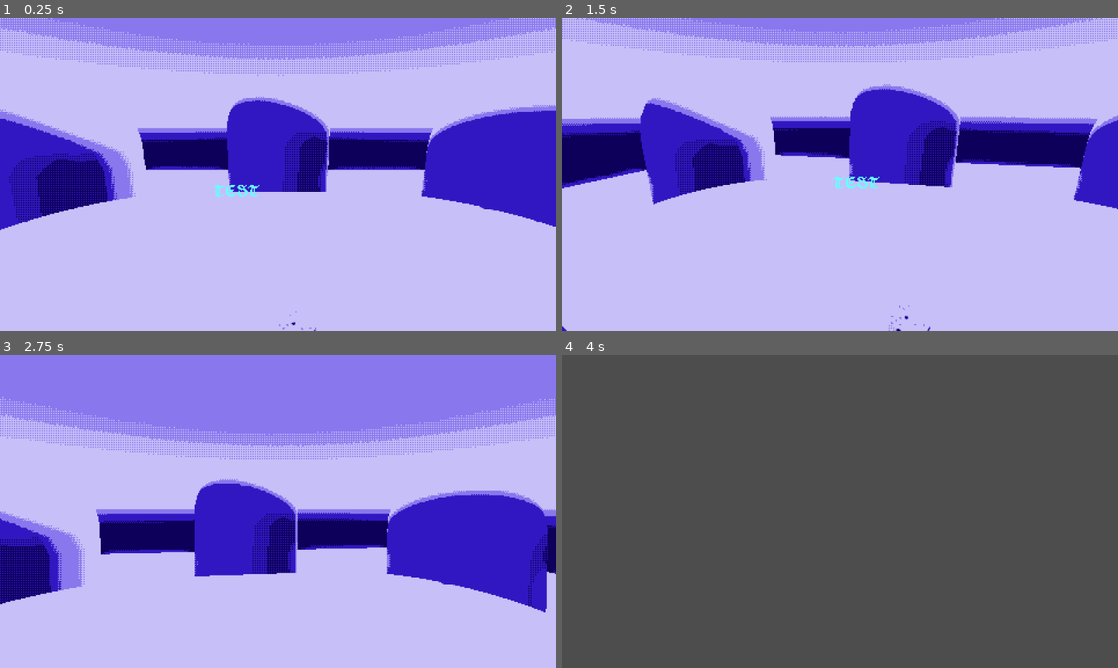
Above: before the commit, frames 1-4 (two rows, left to right).
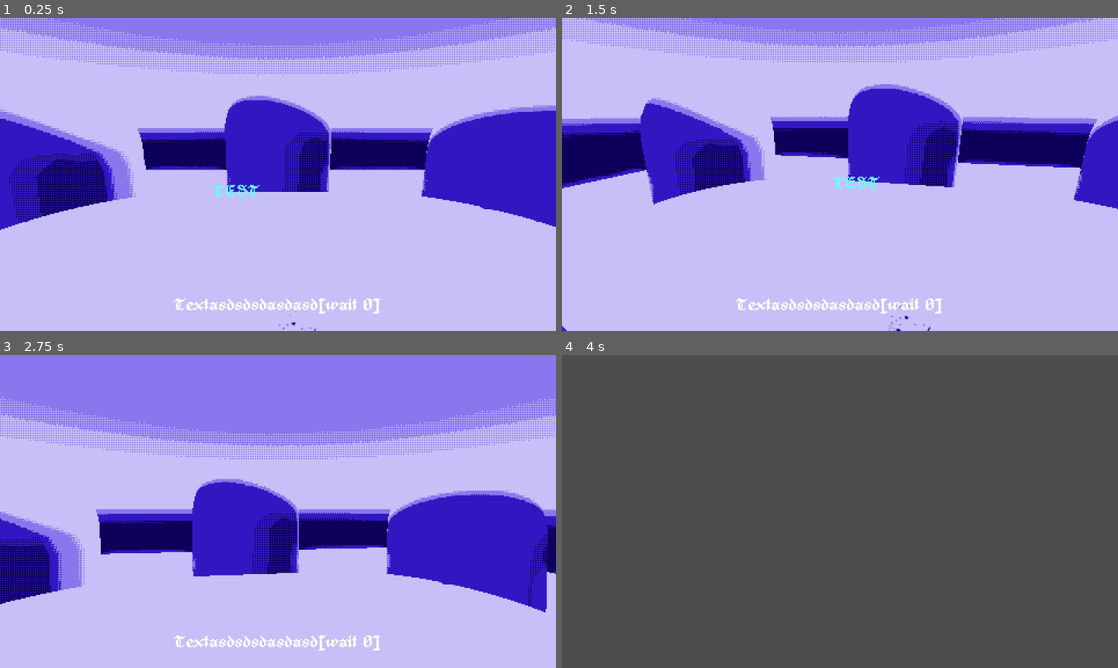
Above: after the commit, the same moments.

Repository: Merrick-McLean/GameOff13
Game: Godot game, scene res://scenes/main.tscn
The game is run twice, just before and just after one commit, with the same random seed, the same clock (stepped at 60 frames per second) and the same inputs. This scene is started directly instead of the project's main scene.
Inputs (mouse positions are in pixels of both pictures, inside the frame that each line leads up to):
- Up to frame 1 (0.25 s): no input
- Up to frame 2 (1.5 s): tap Enter at 0.5 s; move the mouse to (962, 158) at 0.52 s; tap F5 (debug_set_start_scene) at 1.25 s; move the mouse to (728, 190) at 1.27 s
- Up to frame 3 (2.75 s): tap F6 (debug_toggle_start_scene) at 2 s; move the mouse to (333, 442) at 2.02 s
- Up to frame 4 (4 s): tap R (debug_reset_level) at 2.75 s; move the mouse to (812, 574) at 2.77 s; tap F5 (debug_set_start_scene) at 3.5 s; move the mouse to (1006, 558) at 3.52 s

The runs differ from the first frame. In frame 1, 1.1% of the frame differs, in the area x 31-69%, y 18-95%; in frame 2, 1.2%, in the area x 31-73%, y 21-95%; in frame 3, 1.0%; in frame 4, nothing differs.
Error after the commit: Assertion failed. (res://scenes/ui/subtitles.gd:105)

Commit message:
commit just to be safe

Diff:
--- a/project/scenes/dialogue_display.gd
+++ b/project/scenes/dialogue_display.gd
@@ -1,22 +1,30 @@
+class_name DialogueDisplay
 extends Control
 
+signal option_chosen(result: Dialogue.OptionResult)
 
 const DialogueOptionsUIScene = preload("res://scenes/ui/dialogue_options.tscn")
 
 @export var viewport : Viewport
 
 var dialogue_options_uis := []
+var last_result : Dialogue.OptionResult
 
-
+@onready var subtitles : Subtitles = $Subtitles
 
 
 func _ready() -> void:
 	assert(viewport, "No viewport!")
 
-	for i in range(Dialogue.Actor.COUNT):
+	for actor: int in range(Dialogue.Actor.COUNT):
 		var dialogue_options_ui : DialogueOptionsUI = DialogueOptionsUIScene.instantiate()
 		add_child(dialogue_options_ui)
 		dialogue_options_uis.append(dialogue_options_ui)
+		dialogue_options_ui.option_chosen.connect(
+			func(index: int) -> void:
+				last_result = Dialogue.OptionsResult.new(actor, index)
+				option_chosen.emit(last_result)
+		)
 
 	dialogue_options_uis[Dialogue.Actor.CAPTAIN].load_options(["TEST"])
 	dialogue_options_uis[Dialogue.Actor.PIRATE_RIGHT].load_options(["TEST", "other one"])
@@ -27,7 +35,6 @@
 	var camera : Camera3D = viewport.get_camera_3d()
 
 	if camera:
-
 		var dialogue_points := get_tree().get_nodes_in_group(&"DialoguePoints")
 		var encountered_actors := ArrayUtils.filled(Dialogue.Actor.COUNT, false)
 
@@ -36,8 +43,6 @@
 			var displacement := Vector2(viewport.size) / 2 - unprojected_position
 			var actor := dialogue_point.actor
 
-
-
 			assert(not encountered_actors[actor], "Two DialoguePoints exist for the same actor")
 			encountered_actors[actor] = true
 
@@ -45,3 +50,28 @@
 			dialogue_options_ui.position = unprojected_position / 2 - dialogue_options_ui.size / 2
 			var weighted_displacement := (displacement * Vector2(1.2, 2.2)).length()
 			dialogue_options_ui.visible_percentage = clamp(remap(weighted_displacement, 170, 220, 1.0, 0.0), 0.0, 1.0)
+
+	subtitles.talk(delta)
+
+
+func say(new_speaker: Dialogue.Actor, unparsed_line: String) -> void:
+	subtitles.init_new_line(new_speaker, unparsed_line)
+	await subtitles.line_finished
+
+func push_options(option_sets: Array[Dialogue.OptionSet]) -> Dialogue.OptionResult:
+	var seen_actors := ArrayUtils.filled(Dialogue.Actor.COUNT, false)
+	for option_set: Dialogue.OptionSet in option_sets:
+		var actor := option_set.actor
+		assert(not seen_actors[option_set.actor], "Submitted 2 DialogueOptionSets with the same actor!")
+		dialogue_options_uis[actor].load_options(option_set.options)
+
+	for actor: int in range(seen_actors.size()):
+		if not seen_actors[actor]:
+			dialogue_options_uis[actor].load_options([])
+
+	await option_chosen
+
+	for dialogue_options_ui: DialogueOptionsUI in dialogue_options_uis:
+		dialogue_options_ui.load_options([])
+
+	return last_result
--- a/project/scenes/dialogue_display.tscn
+++ b/project/scenes/dialogue_display.tscn
@@ -1,6 +1,7 @@
-[gd_scene load_steps=2 format=3 uid="uid://c6uhjhuphbl1t"]
+[gd_scene load_steps=3 format=3 uid="uid://c6uhjhuphbl1t"]
 
 [ext_resource type="Script" path="res://scenes/dialogue_display.gd" id="1_j2iao"]
+[ext_resource type="PackedScene" uid="uid://buomany872sdo" path="res://scenes/ui/subtitles.tscn" id="2_wcy2w"]
 
 [node name="DialogueDisplay" type="Control"]
 layout_mode = 3
@@ -10,3 +11,6 @@
 grow_horizontal = 2
 grow_vertical = 2
 script = ExtResource("1_j2iao")
+
+[node name="Subtitles" parent="." instance=ExtResource("2_wcy2w")]
+layout_mode = 1
--- a/project/scenes/game_room.tscn
+++ b/project/scenes/game_room.tscn
@@ -62,7 +62,7 @@
 skeleton = NodePath("../..")
 
 [node name="CSGMesh3D" type="CSGMesh3D" parent="."]
-transform = Transform3D(1, 0, 0, 0, 1, 0, 0, 0, 1, 0, 0.538026, -1.35417)
+transform = Transform3D(1, 0, 0, 0, 1, 0, 0, 0, 1, 0, 0.538026, -1.2693)
 mesh = SubResource("CapsuleMesh_xrd7f")
 
 [node name="CSGMesh3D2" type="CSGMesh3D" parent="."]
--- /dev/null
+++ b/project/scenes/ui/subtitles.gd
@@ -0,0 +1,125 @@
+class_name Subtitles
+extends Control
+
+signal line_finished
+
+const DEFAULT_SPEED := 1.0
+
+var regex = RegEx.new()
+var speed := DEFAULT_SPEED
+var line : ParsedLine :
+	set(new_value):
+		line = new_value
+
+		if line:
+			label.text = line.text
+		else:
+			label.text = ""
+
+var char_index := 0.0 :
+	set(new_value):
+		char_index = new_value
+		label.visible_characters = floor(char_index)
+
+var current_speaker : Dialogue.Actor
+
+@onready var label : RichTextLabel = $Label
+
+func _ready() -> void:
+	regex.compile("(\\[set [_a-zA-Z]\\w*=\\w+\\])|(\\[call [_a-zA-Z]\\w*])")
+
+
+func init_new_line(new_speaker: Dialogue.Actor, unparsed_line: String) -> void:
+	current_speaker = new_speaker
+	line = parse_line(unparsed_line)
+	speed = DEFAULT_SPEED
+
+func parse_line(new_line: String) -> ParsedLine:
+	var regex = RegEx.new()
+	var commands := {}
+
+	var regex_matches := regex.search_all(new_line)
+
+	var offset := 0
+	while true:
+		var regex_match := regex.search(new_line, offset)
+
+		if not regex_match:
+			break
+
+		var letter_index := regex_match.get_start()
+		offset = regex_match.get_start()
+
+
+		if not letter_index in commands:
+			commands[letter_index] = []
+
+		var command : String = regex_match.get_string()
+		command = command.rstrip("]").lstrip("[")
+
+		var function_parts := command.split(" ")
+
+		if function_parts.size() != 2:
+			continue
+
+		# trim
+		new_line = new_line.erase(regex_match.get_start(), regex_match.get_string().length())
+		var function_type := function_parts[0]
+		var function_arguments := function_parts[1]
+
+		match function_type:
+			"set":
+				var parts := function_arguments.split("=")
+				var variable_name := parts[0]
+				var value_name := parts[0]
+				var current_variable_value = get(variable_name)
+				var value : Variant = value_name
+
+				if current_variable_value is String:
+					pass
+				elif current_variable_value is int:
+					value = int(value_name)
+				elif current_variable_value is float:
+					value = float(value_name)
+				else:
+					push_error("Variable type is not supported in dialogue setter")
+
+				commands[letter_index].append(func() -> void: set(variable_name, value))
+			"call":
+				var method_name := function_arguments
+				commands[letter_index].append(func() -> void: call(method_name))
+
+	var parsed_line := ParsedLine.new()
+	parsed_line.text = new_line
+	parsed_line.commands = commands
+
+	return parsed_line
+
+
+func _process(delta: float) -> void:
+	if line and not at_end_of_line():
+		talk(delta)
+
+
+func talk(delta: float) -> void:
+	assert(not at_end_of_line())
+
+	var old_char_i : int = floor(char_index)
+	char_index += speed * delta
+	var char_i : int = floor(char_index)
+
+	for i in range(old_char_i, char_i):
+		for command: Callable in line.commands.get(i, []):
+			command.call()
+
+	if at_end_of_line():
+		line_finished.emit()
+
+func at_end_of_line() -> bool:
+	return label.visible_ratio >= 1.0
+
+
+
+class ParsedLine:
+	var text := ""
+	var commands := {}
--- /dev/null
+++ b/project/scenes/ui/subtitles.tscn
@@ -0,0 +1,26 @@
+[gd_scene load_steps=3 format=3 uid="uid://buomany872sdo"]
+
+[ext_resource type="FontFile" uid="uid://60knahgt5qpy" path="res://fonts/OldWizard.ttf" id="1_p0exl"]
+[ext_resource type="Script" path="res://scenes/ui/subtitles.gd" id="1_vp6tu"]
+
+[node name="Subtitles" type="Control"]
+texture_filter = 1
+layout_mode = 3
+anchor_right = 0.5
+anchor_bottom = 0.5
+grow_horizontal = 2
+grow_vertical = 2
+script = ExtResource("1_vp6tu")
+
+[node name="Label" type="RichTextLabel" parent="."]
+layout_mode = 1
+anchors_preset = 12
+anchor_top = 1.0
+anchor_right = 1.0
+anchor_bottom = 1.0
+offset_top = -30.0
+grow_horizontal = 2
+grow_vertical = 0
+theme_override_fonts/normal_font = ExtResource("1_p0exl")
+bbcode_enabled = true
+text = "[center]Textasdsdsdasdasd[/center][wait 0]"
--- a/project/singletons/dialogue.gd
+++ b/project/singletons/dialogue.gd
@@ -3,6 +3,7 @@
 
 const MAX_OPTIONS = 3
 
+var display : DialogueDisplay
 
 enum Actor {
 	CAPTAIN,
@@ -13,13 +14,24 @@
 
 
 
-func get_dialogue_options(actor: Actor) -> Array[String]:
-	var result : Array[String] = []
 
+func dialogue() -> void:
+	assert(display)
+	await display.say(Dialogue.Actor.PIRATE_LEFT, "Hello there sir, how are you?")
 
-	match actor:
-		Actor.PIRATE_LEFT:
-			result = ["Test 1", "How are ya?", "Test 2"]
+class OptionSet:
+	var actor : Dialogue.Actor
+	var options : Array
 
-	assert(result.size() <= MAX_OPTIONS)
-	return result
+	func _init(p_actor: Dialogue.Actor, p_options: Array) -> void:
+		actor = p_actor
+		assert(options.size() <= MAX_OPTIONS)
+		options = p_options
+
+class OptionResult:
+	var actor : Actor
+	var index : int
+
+	func _init(p_actor: Actor, p_index: int) -> void:
+		actor = p_actor
+		index = p_index
